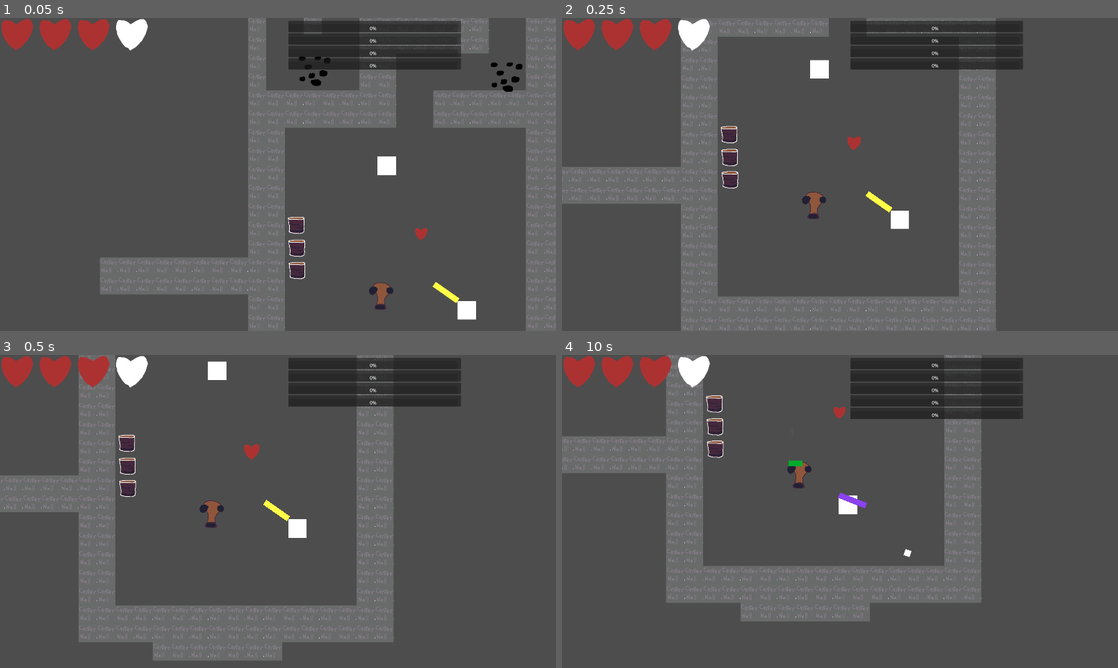
Above: before the commit, frames 1-4 (two rows, left to right).
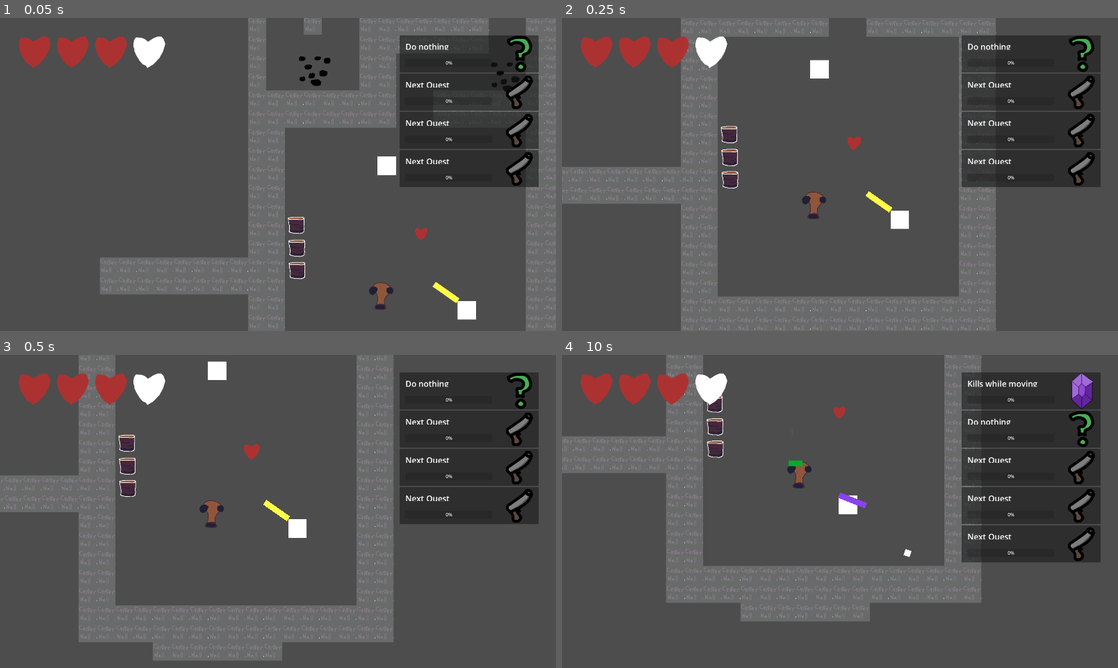
Above: after the commit, the same moments.

Repository: precup/LD51
Game: Godot game, scene res://root.tscn
Two runs of this game, one before a commit and one after it. Both use one fixed random seed, a clock stepped at 60 frames per second and the inputs below.
Inputs (mouse positions are in pixels of both pictures, inside the frame that each line leads up to):
- Up to frame 1 (0.05 s): no input
- Up to frame 2 (0.25 s): no input
- Up to frame 3 (0.5 s): no input
- Up to frame 4 (10 s): move the mouse to (962, 495) at 0.52 s; hold D (right) 0.53-1.28 s; tap Mouse wheel up (change_gun) every 0.75 s from 0.6 to 9.6 s; click (962, 495) at 0.67 s; move the mouse to (728, 527) at 1.27 s; hold S (down) 1.28-2.03 s; move the mouse to (895, 442) at 2.02 s; hold D (right) 2.03-2.78 s; move the mouse to (812, 574) at 2.77 s; hold W (up) 2.78-3.53 s; click (812, 574) at 2.92 s; move the mouse to (1006, 558) at 3.52 s; hold A (left) 3.53-5.03 s; move the mouse to (673, 464) at 4.27 s; move the mouse to (867, 511) at 5.02 s; hold S (down) 5.03-5.78 s; click (867, 511) at 5.17 s; move the mouse to (756, 433) at 5.77 s; hold D (right) 5.78-6.53 s; move the mouse to (962, 495) at 6.52 s; hold W (up) 6.53-7.28 s; move the mouse to (728, 527) at 7.27 s; hold D (right) 7.28-8.03 s; click (728, 527) at 7.42 s; move the mouse to (895, 442) at 8.02 s; hold S (down) 8.03-8.78 s; move the mouse to (812, 574) at 8.77 s; hold A (left) 8.78-9.53 s; move the mouse to (1006, 558) at 9.52 s; hold W (up) from 9.53 s (still down); click (1006, 558) at 9.67 s

The runs differ from the first frame. In frame 1, 16% of the frame differs, in the area x 0-97%, y 0-54%; in frame 2, 17%; in frame 3, 17%; in frame 4, 20%, in the area x 0-97%, y 0-67%.
Error before the commit: Invalid assignment of property or key 'text' with value of type 'String' on a base object of type 'null instance'. (res://quest.gd:34)

Commit message:
Quest UI update

Diff:
--- a/health_container.gd
+++ b/health_container.gd
@@ -1,12 +1,12 @@
 extends HBoxContainer
 
-@export var player_node: NodePath
 var player: Player
 var cur_health = 0
 var cur_max_health = 0
 
 func _ready():
-  player = get_node(player_node)
+  player = get_tree().get_first_node_in_group("player")
+
 
 func _process(delta):
   var next_health = player.health()
@@ -17,6 +17,7 @@
     cur_max_health = next_max_health
 
     update_hearts()
+
 
 func update_hearts():
   var health = player.health()
--- a/project.godot
+++ b/project.godot
@@ -45,7 +45,6 @@
 
 window/size/viewport_width=1920
 window/size/viewport_height=1080
-window/size/resizable=false
 window/stretch/mode="viewport"
 window/stretch/aspect="expand"
 
--- a/quest.gd
+++ b/quest.gd
@@ -2,9 +2,14 @@
 
 class_name Quest
 
-@onready var ui_description_text : RichTextLabel = $RichTextLabel
-@onready var ui_progress_bar : ProgressBar = $ProgressBar
-@onready var ui_reward_type_icon : TextureRect = $RewardType
+@onready var ui_description_text : RichTextLabel = $HSplit/VSplit/Margin1/Label
+@onready var ui_progress_bar : ProgressBar = $HSplit/VSplit/Margin2/ProgressBar
+@onready var ui_reward_type_icon : TextureRect = $HSplit/Margin/Center/RewardIcon
+const REWARD_ICON_RESOURCES: Dictionary = {
+  QuestGlobals.RewardType.REWARD_GUN: "res://assets/gun_reward_icon.png",
+  QuestGlobals.RewardType.REWARD_MOD: "res://assets/mod_reward_icon.png",
+  QuestGlobals.RewardType.REWARD_OTHER: "res://assets/misc_reward_icon.png"
+}
 
 var reward
 var quest_rarity =  QuestGlobals.Rarity.RARITY_COMMON
@@ -24,9 +29,6 @@
 
 # TODO: may need to display more details about rewards
 
-# Called when the node enters the scene tree for the first time.
-func _ready():
-  pass # Replace with function body.
 
 func initialize(_reward, _quest_rarity, _description, _stat_being_tracked, _stat_count_required):
   reward = _reward
@@ -35,8 +37,9 @@
   ui_progress_bar.max_value = _stat_count_required
   stat_being_tracked = _stat_being_tracked
   stat_count_required = _stat_count_required
+  ui_reward_type_icon.texture = load(REWARD_ICON_RESOURCES[reward.reward_type])
 
-# Called every frame. 'delta' is the elapsed time since the previous frame.
+
 func _process(delta):
   if (is_accumulating_duration && !is_completed):
     # Add the delta to initial delay, or actual counter accordingly
@@ -47,6 +50,7 @@
       if (sub_second_timer >= 1.0):
         sub_second_timer -= 1
         _increment_current_count(1)
+
 
 func _increment_current_count(amount):
   stat_count_current += amount
@@ -61,6 +65,7 @@
   if stat_track_id == stat_being_tracked && !is_completed:
     _increment_current_count(amount)
 
+
 # This is for stats that involve continuity (do __ without doing __)
 func quest_reset_progress_count(stat_track_id):
   if stat_track_id == stat_being_tracked && !is_completed:
@@ -68,16 +73,19 @@
     ui_progress_bar.value = stat_count_current
     initial_delay_counter = 0.0 # probably dont need this here, but whatever
 
+
 # For stats that involve duration
 func quest_start_timer(stat_track_id):
   if stat_track_id == stat_being_tracked && !is_completed:
     is_accumulating_duration = true
+
 
 # If the duration does not need to be continuous
 func quest_pause_timer(stat_track_id):
   if stat_track_id == stat_being_tracked && !is_completed:
     is_accumulating_duration = false
     initial_delay_counter = 0.0
+
 
 # For if the duration must be continous
 func quest_rest_timer(stat_track_id):
--- a/quest.tscn
+++ b/quest.tscn
@@ -1,6 +1,7 @@
-[gd_scene load_steps=2 format=3 uid="uid://dn0o886degb1x"]
+[gd_scene load_steps=3 format=3 uid="uid://dn0o886degb1x"]
 
 [ext_resource type="Script" path="res://quest.gd" id="1_iu6j4"]
+[ext_resource type="Texture2D" uid="uid://cirddxfne7swp" path="res://assets/gun_reward_icon.png" id="2_urxvi"]
 
 [node name="Quest" type="PanelContainer"]
 anchors_preset = 15
@@ -10,41 +11,77 @@
 grow_vertical = 2
 script = ExtResource("1_iu6j4")
 
-[node name="HSplitContainer" type="HSplitContainer" parent="."]
+[node name="HSplit" type="HSplitContainer" parent="."]
 layout_direction = 3
 layout_mode = 2
 offset_right = 1920.0
 offset_bottom = 1080.0
 
-[node name="MarginContainer" type="MarginContainer" parent="HSplitContainer"]
+[node name="Margin" type="MarginContainer" parent="HSplit"]
 layout_mode = 2
+offset_right = 128.0
 offset_bottom = 1080.0
 
-[node name="RewardType" type="TextureRect" parent="HSplitContainer/MarginContainer"]
+[node name="Center" type="CenterContainer" parent="HSplit/Margin"]
 layout_mode = 2
+offset_right = 128.0
 offset_bottom = 1080.0
 
-[node name="VSplitContainer" type="VSplitContainer" parent="HSplitContainer"]
+[node name="RewardIcon" type="TextureRect" parent="HSplit/Margin/Center"]
+custom_minimum_size = Vector2i(128, 128)
 layout_mode = 2
-offset_left = 12.0
+offset_top = 476.0
+offset_right = 128.0
+offset_bottom = 604.0
+texture = ExtResource("2_urxvi")
+ignore_texture_size = true
+stretch_mode = 4
+
+[node name="VSplit" type="VSplitContainer" parent="HSplit"]
+layout_mode = 2
+offset_left = 140.0
 offset_right = 1920.0
 offset_bottom = 1080.0
 
-[node name="RichTextLabel" type="RichTextLabel" parent="HSplitContainer/VSplitContainer"]
+[node name="Margin1" type="MarginContainer" parent="HSplit/VSplit"]
 layout_mode = 2
-offset_right = 1908.0
-offset_bottom = 1041.0
+offset_right = 1780.0
+offset_bottom = 1021.0
 size_flags_vertical = 3
-theme_override_colors/default_color = Color(0, 0, 0, 1)
-theme_override_font_sizes/normal_font_size = 40
+theme_override_constants/margin_left = 20
+theme_override_constants/margin_top = 20
+theme_override_constants/margin_right = 20
+theme_override_constants/margin_bottom = 20
+
+[node name="Label" type="RichTextLabel" parent="HSplit/VSplit/Margin1"]
+custom_minimum_size = Vector2i(300, 0)
+layout_mode = 2
+offset_left = 20.0
+offset_top = 20.0
+offset_right = 1760.0
+offset_bottom = 1001.0
+size_flags_vertical = 3
+theme_override_colors/default_color = Color(1, 1, 1, 1)
+theme_override_font_sizes/normal_font_size = 28
 text = "Next Quest"
+fit_content_height = true
+scroll_active = false
 
-[node name="ProgressBar" type="ProgressBar" parent="HSplitContainer/VSplitContainer"]
+[node name="Margin2" type="MarginContainer" parent="HSplit/VSplit"]
+layout_mode = 2
+offset_top = 1033.0
+offset_right = 1780.0
+offset_bottom = 1080.0
+theme_override_constants/margin_left = 20
+theme_override_constants/margin_right = 20
+theme_override_constants/margin_bottom = 20
+
+[node name="ProgressBar" type="ProgressBar" parent="HSplit/VSplit/Margin2"]
 layout_mode = 2
 anchors_preset = -1
-offset_top = 1053.0
-offset_right = 1908.0
-offset_bottom = 1080.0
+offset_left = 20.0
+offset_right = 1760.0
+offset_bottom = 27.0
 grow_horizontal = 2
 grow_vertical = 0
 step = 1.0
--- a/quest_manager.gd
+++ b/quest_manager.gd
@@ -24,7 +24,7 @@
   QuestGlobals.RewardType.REWARD_OTHER: 30,
 }
 const quest_scn = preload("res://quest.tscn")
-@onready var quest_container = $"/root/root/ui/quest_container"
+@onready var quest_container = $"/root/root/ui/margin2/quest_container"
 
 # Pulls a rarity based on weights
 func _get_next_quest_rarity():
--- a/ui.tscn
+++ b/ui.tscn
@@ -1,48 +1,12 @@
-[gd_scene load_steps=5 format=3 uid="uid://cs0n77jbgk8xo"]
+[gd_scene load_steps=5 format=3 uid="uid://dmnrsfv3p2o4p"]
 
 [ext_resource type="Script" path="res://ui.gd" id="1_hmor5"]
 [ext_resource type="PackedScene" uid="uid://dn0o886degb1x" path="res://quest.tscn" id="2_ahe0l"]
 [ext_resource type="Script" path="res://health_container.gd" id="3_bryk1"]
-[ext_resource type="PackedScene" uid="uid://52ng5x2lok11" path="res://heart.tscn" id="4_xbvb8"]
+[ext_resource type="PackedScene" path="res://heart.tscn" id="4_xbvb8"]
 
 [node name="ui" type="CanvasLayer"]
 script = ExtResource("1_hmor5")
-
-[node name="quest_container" type="VBoxContainer" parent="."]
-offset_left = 996.0
-offset_top = 10.0
-offset_right = 1592.0
-offset_bottom = 508.0
-
-[node name="quest" parent="quest_container" instance=ExtResource("2_ahe0l")]
-
-[node name="quest2" parent="quest_container" instance=ExtResource("2_ahe0l")]
-offset_top = 104.0
-offset_bottom = 204.0
-
-[node name="quest3" parent="quest_container" instance=ExtResource("2_ahe0l")]
-offset_top = 208.0
-offset_bottom = 308.0
-
-[node name="health_container" type="HBoxContainer" parent="."]
-offset_right = 459.0
-offset_bottom = 130.0
-script = ExtResource("3_bryk1")
-player_node = NodePath("../../player")
-
-[node name="heart" parent="health_container" instance=ExtResource("4_xbvb8")]
-
-[node name="heart2" parent="health_container" instance=ExtResource("4_xbvb8")]
-offset_left = 132.0
-offset_right = 260.0
-
-[node name="heart3" parent="health_container" instance=ExtResource("4_xbvb8")]
-offset_left = 264.0
-offset_right = 392.0
-
-[node name="heart4" parent="health_container" instance=ExtResource("4_xbvb8")]
-offset_left = 396.0
-offset_right = 524.0
 
 [node name="clip_label" type="Label" parent="."]
 offset_left = 1423.0
@@ -51,3 +15,79 @@
 offset_bottom = 1172.0
 theme_override_font_sizes/font_size = 48
 text = "Clip: 5"
+
+[node name="margin" type="MarginContainer" parent="."]
+offset_right = 40.0
+offset_bottom = 40.0
+theme_override_constants/margin_left = 60
+theme_override_constants/margin_top = 60
+
+[node name="health_container" type="HBoxContainer" parent="margin"]
+offset_left = 60.0
+offset_top = 60.0
+offset_right = 584.0
+offset_bottom = 188.0
+script = ExtResource("3_bryk1")
+
+[node name="heart" parent="margin/health_container" instance=ExtResource("4_xbvb8")]
+offset_bottom = 128.0
+
+[node name="heart2" parent="margin/health_container" instance=ExtResource("4_xbvb8")]
+offset_left = 132.0
+offset_right = 260.0
+offset_bottom = 128.0
+
+[node name="heart3" parent="margin/health_container" instance=ExtResource("4_xbvb8")]
+offset_left = 264.0
+offset_right = 392.0
+offset_bottom = 128.0
+
+[node name="heart4" parent="margin/health_container" instance=ExtResource("4_xbvb8")]
+offset_left = 396.0
+offset_right = 524.0
+offset_bottom = 128.0
+
+[node name="margin2" type="MarginContainer" parent="."]
+anchors_preset = 1
+anchor_left = 1.0
+anchor_right = 1.0
+offset_left = -224.0
+offset_bottom = 485.0
+grow_horizontal = 0
+theme_override_constants/margin_top = 60
+theme_override_constants/margin_right = 60
+
+[node name="quest_container" type="VBoxContainer" parent="margin2"]
+offset_top = 60.0
+offset_right = 420.0
+offset_bottom = 545.0
+grow_horizontal = 0
+
+[node name="quest" parent="margin2/quest_container" instance=ExtResource("2_ahe0l")]
+anchors_preset = 0
+anchor_right = 0.0
+anchor_bottom = 0.0
+offset_right = 420.0
+offset_bottom = 159.0
+grow_horizontal = 1
+grow_vertical = 1
+
+[node name="quest2" parent="margin2/quest_container" instance=ExtResource("2_ahe0l")]
+anchors_preset = 0
+anchor_right = 0.0
+anchor_bottom = 0.0
+offset_top = 163.0
+offset_right = 420.0
+offset_bottom = 322.0
+grow_horizontal = 1
+grow_vertical = 1
+
+[node name="quest3" parent="margin2/quest_container" instance=ExtResource("2_ahe0l")]
+anchors_preset = 0
+anchor_right = 0.0
+anchor_bottom = 0.0
+offset_top = 326.0
+offset_right = 420.0
+offset_bottom = 485.0
+grow_horizontal = 1
+grow_vertical = 1
Not shown: 1 places in root.tscn that only renumber resources
